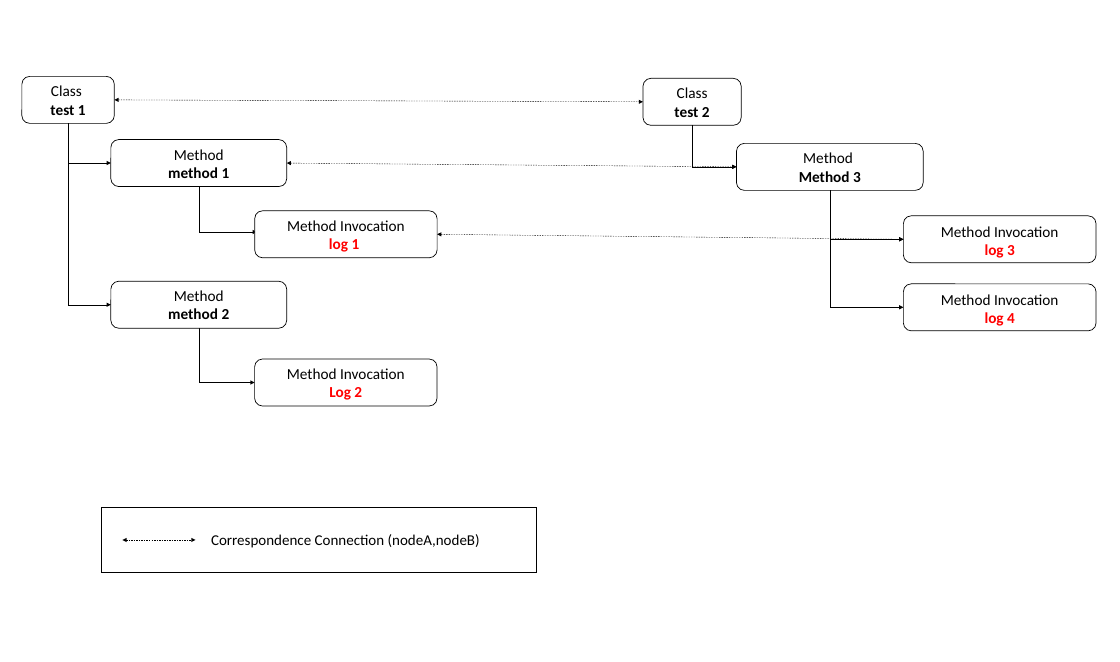
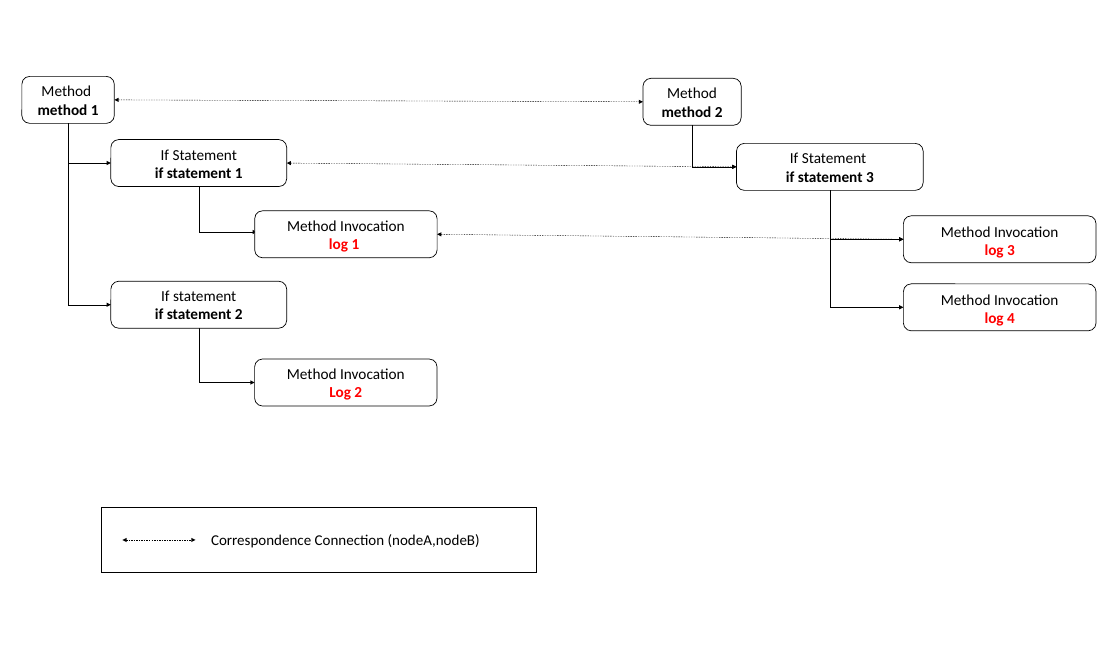
Before and after one commit to nargesZirak/Narges-Thesis, a slide deck: slide 1 of NewThesis/LaTex-template-package/Drawing4/multipleLogging2.pptx. Drawn at 1120x662 pixels with LibreOffice and Linux fonts; fonts in the diff are those of the drawing. Boxes give left, top, right and bottom in pixels: in the first picture for what was removed or moved away, otherwise in the second. Text is boxed around its words. In the diff, an @@ line names an element or a change of style, - is before the commit and + after.

```diff
--- a/NewThesis/LaTex-template-package/Drawing4/multipleLogging2.pptx
+++ b/NewThesis/LaTex-template-package/Drawing4/multipleLogging2.pptx
@@ text in rounded rectangle at [38, 85, 99, 115]: text changed; bold on @@
-Class
-test 1
+Method
+method 1
@@ text in rounded rectangle at [662, 87, 723, 117]: text changed; bold on @@
-Class
-test 2
+Method
+method 2
@@ text in rounded rectangle at [155, 149, 243, 178]: text changed @@
-Method
-method 1
+If Statement
+if statement 1
@@ text in rounded rectangle at [786, 152, 874, 182]: text changed @@
-Method
-Method 3
+If Statement
+if statement 3
@@ text in rounded rectangle at [155, 290, 243, 319]: text changed @@
-Method
-method 2
+If statement
+if statement 2
```
Also in this commit, not shown: 36 other files.
